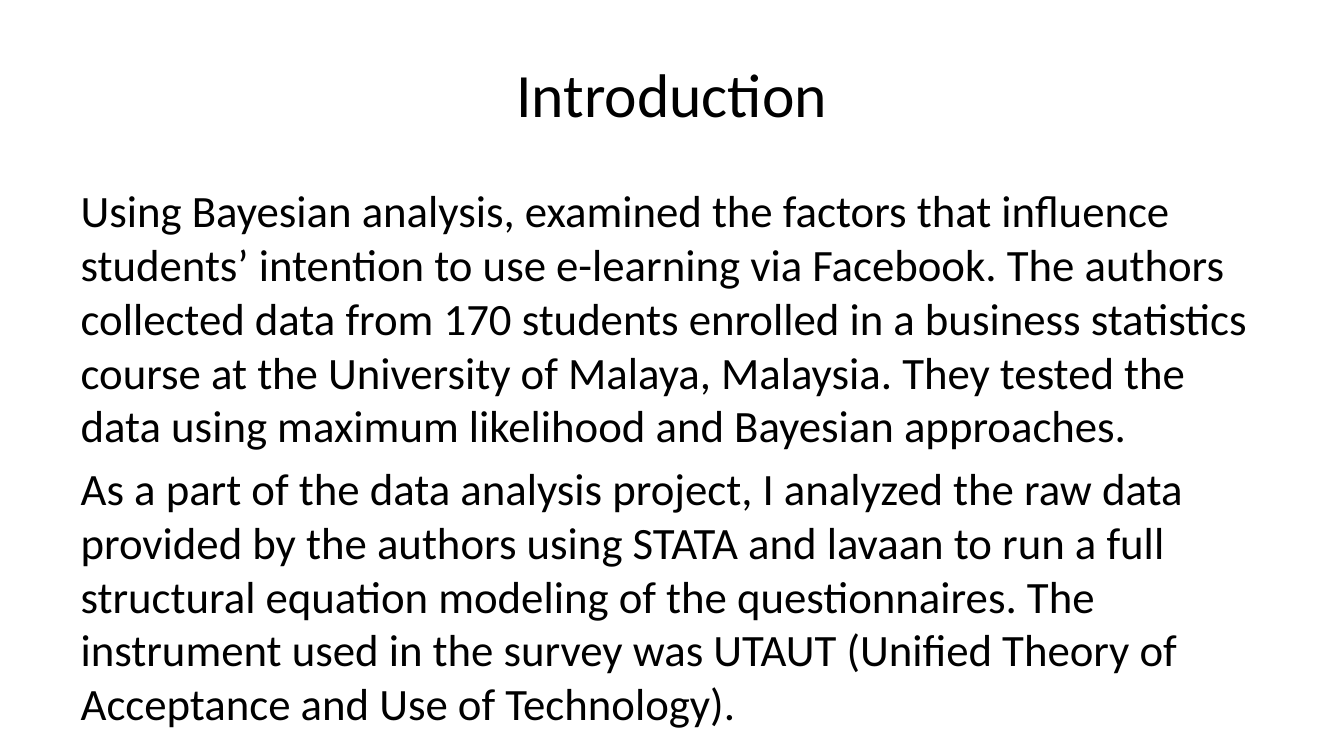
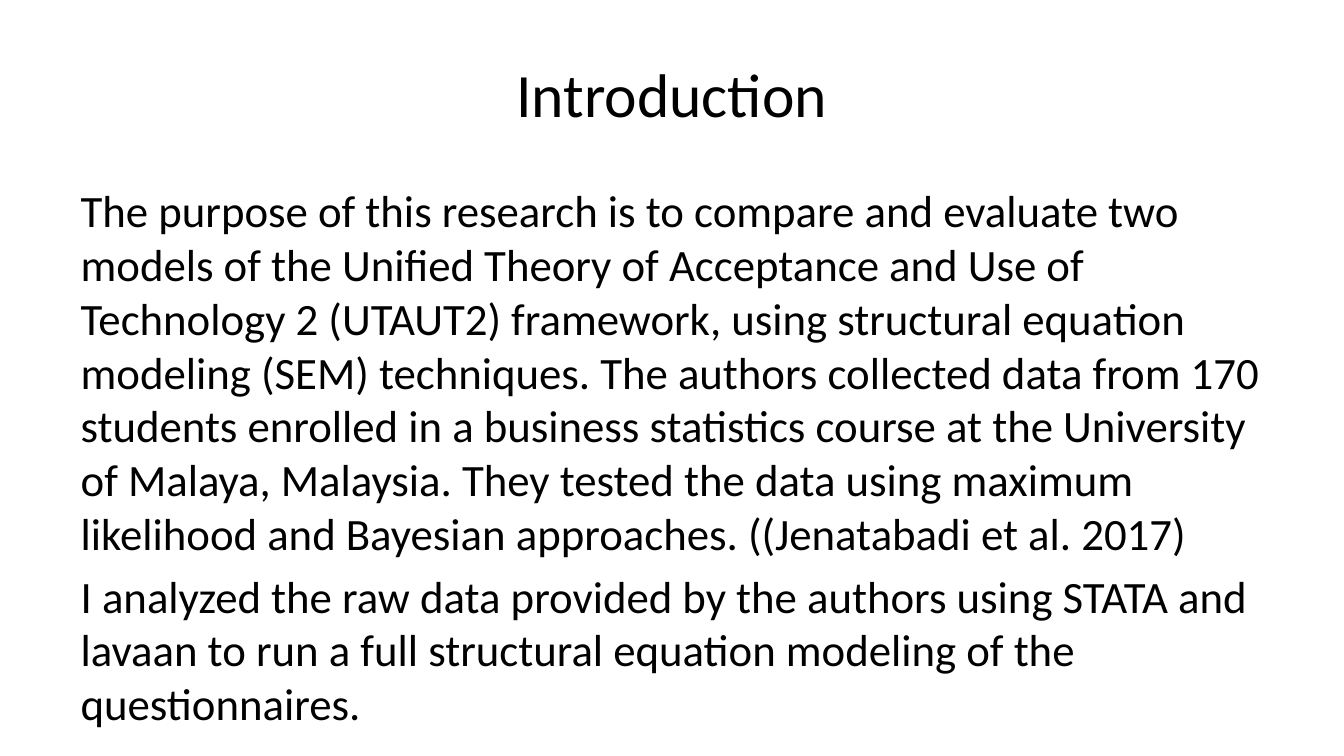
Before and after one commit to hukkum/semproject, a slide deck: slide 2 of powerpoint.pptx. Drawn at 1344x756 pixels with LibreOffice and Linux fonts; fonts in the diff are those of the drawing. Boxes give left, top, right and bottom in pixels: in the first picture for what was removed or moved away, otherwise in the second. Text is boxed around its words. In the diff, an @@ line names an element or a change of style, - is before the commit and + after.

```diff
--- a/powerpoint.pptx
+++ b/powerpoint.pptx
@@ text at bbox=[81, 196, 1259, 674]: text changed @@
-Using Bayesian analysis, examined the factors that influence students’ intention to use e-learning via Facebook. The authors collected data from 170 students enrolled in a business statistics course at the University of Malaya, Malaysia. They tested the data using maximum likelihood and Bayesian approaches.
-As a part of the data analysis project, I analyzed the raw data provided by the authors using STATA and lavaan to run a full structural equation modeling of the questionnaires. The instrument used in the survey was UTAUT (Unified Theory of Acceptance and Use of Technology).
+The purpose of this research is to compare and evaluate two models of the Unified Theory of Acceptance and Use of Technology 2 (UTAUT2) framework, using structural equation modeling (SEM) techniques. The authors collected data from 170 students enrolled in a business statistics course at the University of Malaya, Malaysia. They tested the data using maximum likelihood and Bayesian approaches. ((Jenatabadi et al. 2017)
+I analyzed the raw data provided by the authors using STATA and lavaan to run a full structural equation modeling of the questionnaires.
```
Also in this commit, not shown: 5 other slides changed, 16 slides added, 9 slides removed, 19 other files.
